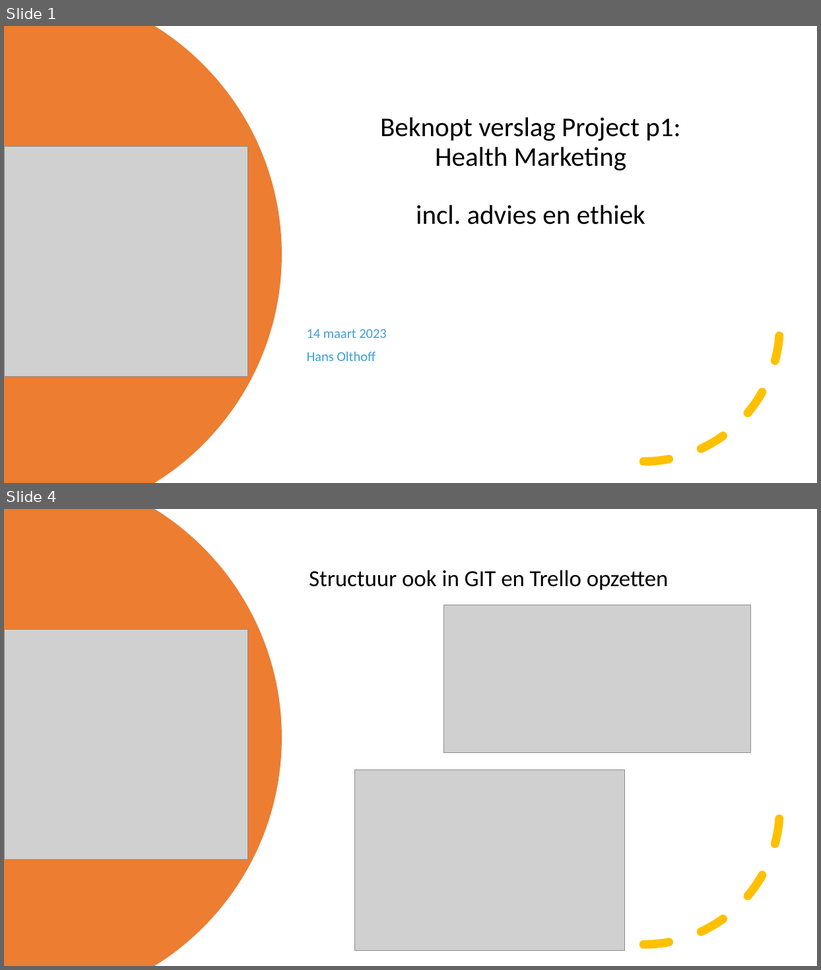
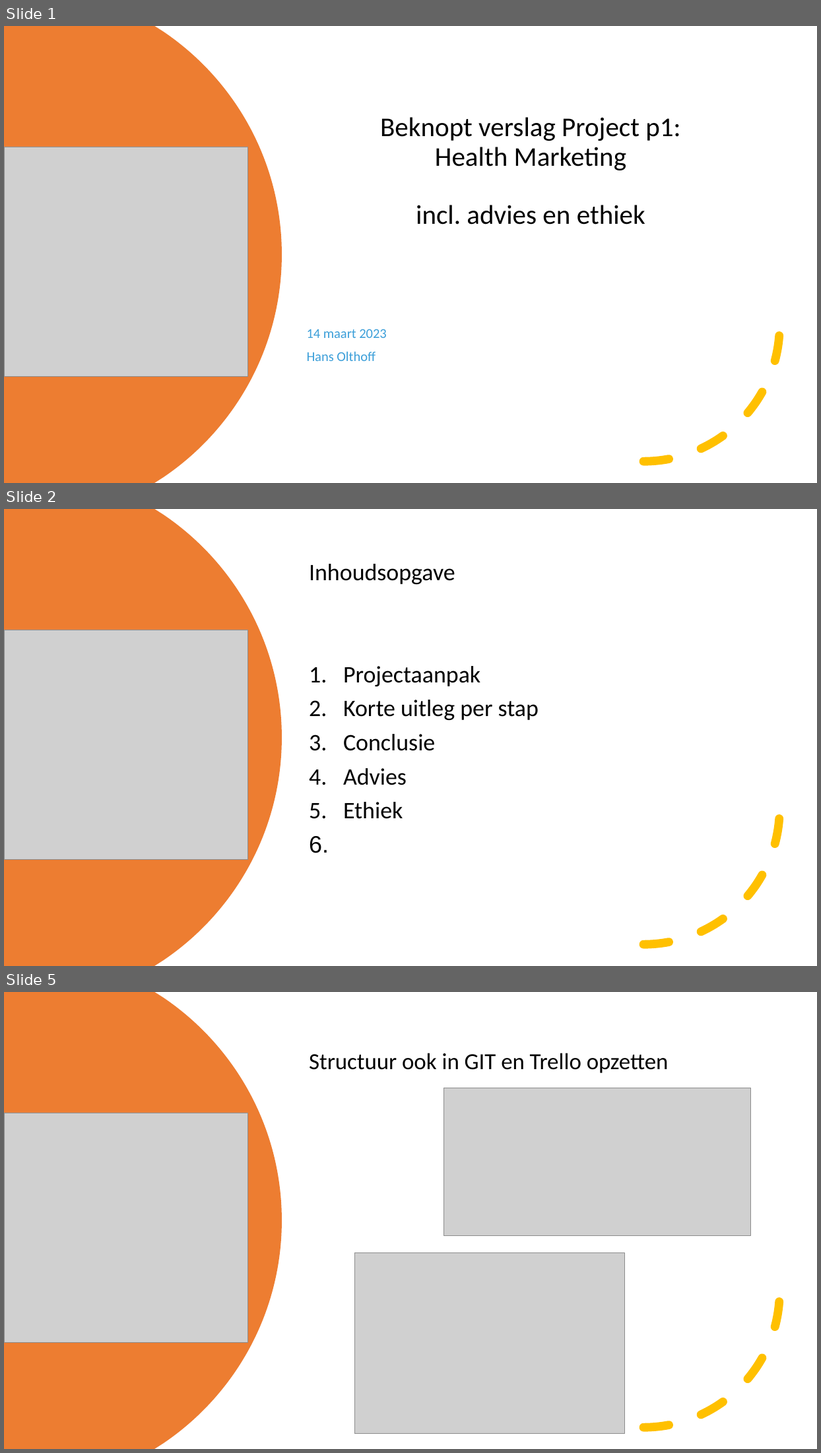
Before and after one commit to HansHR2023/p1, a slide deck: advies/Presentatie p1.pptx. Shown one above the other, each under a label of ours: slides 1 and 4 before the commit, slides 1, 2 and 5 after it; the slides between them are not shown. The pictures are 821x970 and 821x1453 pixels, drawn with LibreOffice and Linux fonts; fonts in the diff are those of the drawing; grey boxes stand for pictures. Boxes give left, top, right and bottom in pixels: in the first picture for what was removed or moved away, otherwise in the second. Text is boxed around its words. In the diff, an @@ line names an element or a change of style, - is before the commit and + after.

```diff
--- a/advies/Presentatie p1.pptx
+++ b/advies/Presentatie p1.pptx
@@ slide 2 added at [4,509,817,966], background #FFFFFF @@
@@ freeform shape added at [4,509,282,966], fill #ED7D31 @@
@@ text added at [309,564,539,819], 28 pt, text #000000 @@
+Inhoudsopgave
+1. Projectaanpak
+2. Korte uitleg per stap
+3. Conclusie
+4. Advies
+5. Ethiek
@@ picture added at [4,630,248,859] @@
@@ arc (boxed as its full ellipse) added at [508,673,780,945], outline #FFC000 10 pt dashed @@
@@ what was slide 4 is now slide 5 @@
```
Also in this commit, not shown: 2 slides changed, 2 other slides added, 1 other file.
